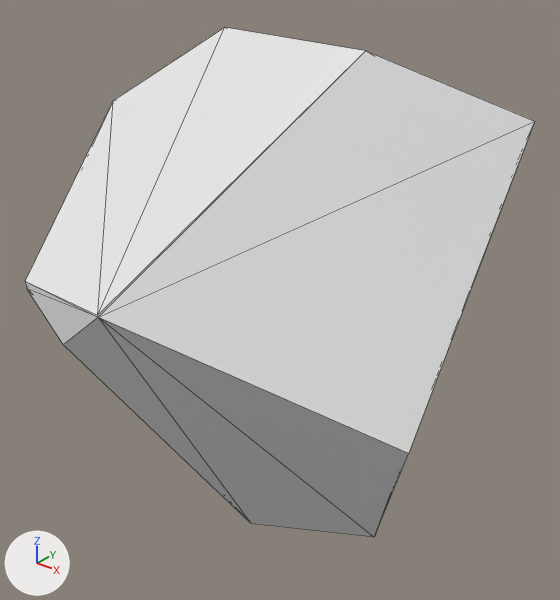
The OBJ model assets/pieces/daikon_train/daikon_0108.obj: old version first, new version second.
Camera for both pictures: a 50 mm lens placed at (0.0289, -0.0367, 0.0214), pointed at (0.0006, -0.0013, -0.0006). Every picture has the same lights, and +X, +Y and +Z are marked at lower left. The picture after the commit comes second. Mesh edges are drawn as thin lines. Where no turn or scale is listed for an object, it has been applied to the vertices.

The first picture shows 'daikon_0108'.
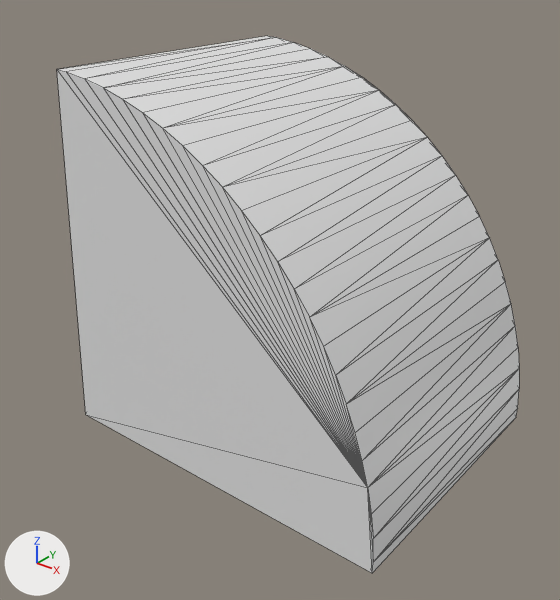
Pixel boxes [x1, y1, x2, y2] of what changed, in the pictures (560 x 600 px):
'daikon_0108', reshaped (9% narrower)
    before: [25, 27, 535, 537]
    after: [57, 36, 519, 573]

What the commit changed:
me_daikon_0108 is used by ob_daikon_0108; location (0.0, 0.0, 0.0).
me_daikon_0108 had 20 vertices, 36 faces and spanned x -0.0138..0.0139, y -0.0153..0.0106, z -0.0185..0.0154.
me_daikon_0108 now has 52 vertices, 100 faces and spans x -0.0106..0.0134, y -0.0093..0.0093, z -0.0099..0.014.
me_daikon_0108 part 1: the whole mesh is rebuilt.
